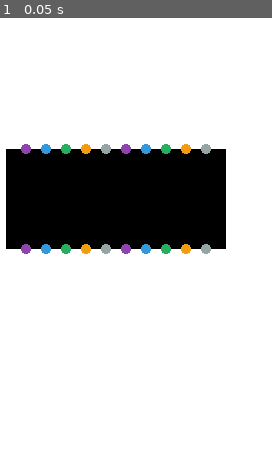
Above: before the commit, frame 1.
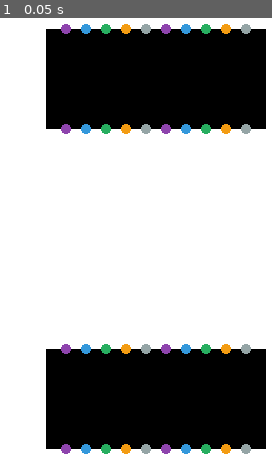
Above: after the commit, the same moment.

Repository: jcronenberg/crISP
Game: Godot game, scene res://scenes/main.tscn
The game is run twice, just before and just after one commit, with the same random seed, the same clock (stepped at 60 frames per second) and the same inputs.
Inputs:
- Up to frame 1 (0.05 s): no input

The runs differ from the first frame. In frame 1, 57% of the frame differs, in the area x 2-98%, y 1-99%.

Commit message:
Zoom into middle instead of top left

Diff:
--- a/scenes/main.tscn
+++ b/scenes/main.tscn
@@ -7,14 +7,13 @@
 [node name="Main" type="Node2D"]
 
 [node name="Camera" type="Camera2D" parent="."]
-anchor_mode = 0
+position = Vector2(320, 360)
 script = ExtResource("1_d2c2q")
 
 [node name="Background" type="Sprite2D" parent="Camera"]
 texture_repeat = 2
 scale = Vector2(0.1, 0.1)
 texture = ExtResource("1_gjcwj")
-centered = false
 region_enabled = true
 region_rect = Rect2(0, 0, 20000, 20000)
 
@@ -22,3 +21,6 @@
 
 [node name="Switch" parent="." instance=ExtResource("1_ttjah")]
 position = Vector2(220, 160)
+
+[node name="Switch2" parent="." instance=ExtResource("1_ttjah")]
+position = Vector2(220, 480)
